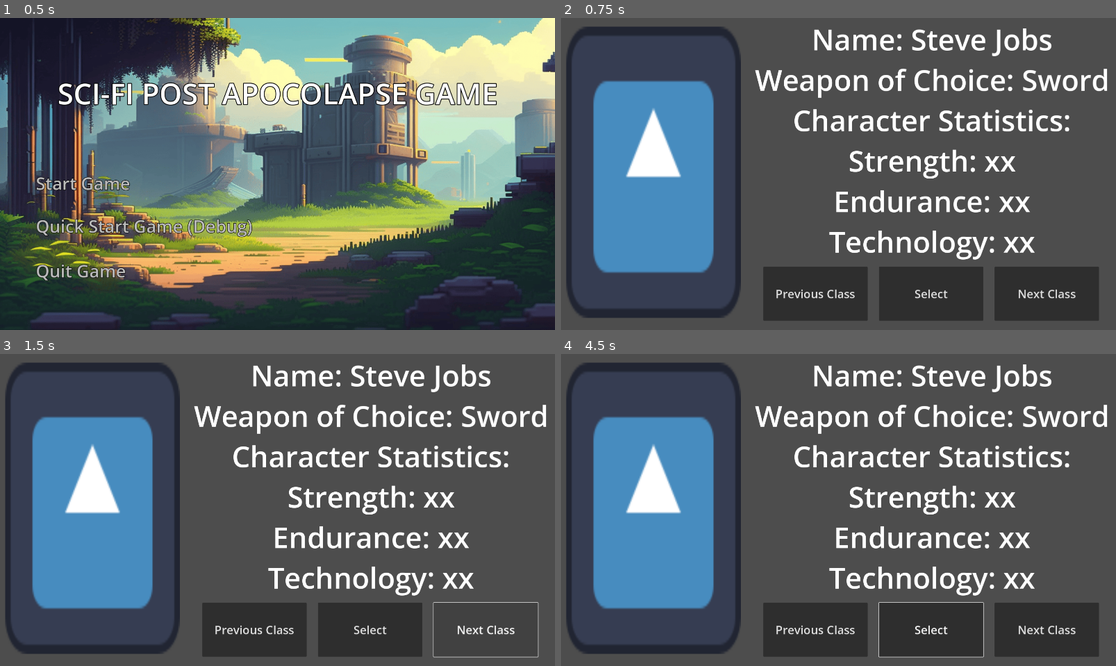
Above: before the commit, frames 1-4 (two rows, left to right).
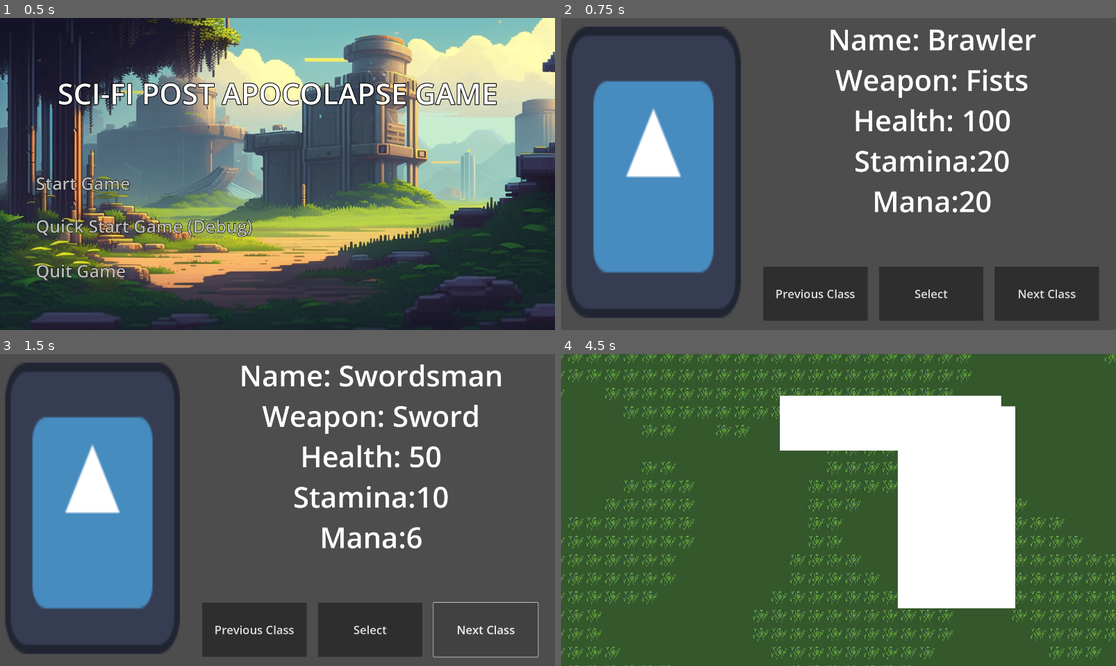
Above: after the commit, the same moments.

Repository: OwenFrakes/PBP.OJJ_RPG
Game: Godot game, scene res://Scenes/titleScreen.tscn
The game is run twice, just before and just after one commit, with the same random seed, the same clock (stepped at 60 frames per second) and the same inputs. The engine's default icon, where the game draws it, is replaced by a stand-in: a white triangle on a blue panel in a dark square.
Inputs (mouse positions are in pixels of both pictures, inside the frame that each line leads up to):
- Up to frame 1 (0.5 s): no input
- Up to frame 2 (0.75 s): click "Start Game" at 0.5 s
- Up to frame 3 (1.5 s): click "Next Class" at 1.25 s
- Up to frame 4 (4.5 s): click "Next Class" at 2 s; click "Previous Class" at 2.75 s; click "Select" at 3.5 s; tap Enter at 4.25 s; move the mouse to (960, 494) at 4.27 s; hold D (Right) from 4.28 s (still down)

Frame 1 is identical in both runs. In frame 2, 7.7% of the frame differs, in the area x 34-99%, y 3-78%; in frame 3, 7.8%; in frame 4, 97%, in the area x 0-100%, y 0-100%.
Error before the commit: Parse Error: Too many arguments for "setWeapon()" call. Expected at most 3 but received 4. (res://Scripts/player_class.gd:19)
Error after the commit: Invalid assignment of property or key 'player_item_list' with value of type 'NodePath' on a base object of type 'Node (player_stats.gd)'. (res://Scenes/invento…

Commit message:
Brought over the weapon

Diff:
--- a/pbp.ojj_rpg/Scripts/Weapon.gd
+++ b/pbp.ojj_rpg/Scripts/Weapon.gd
@@ -3,11 +3,13 @@
 var wName
 var damage
 var attackSpeed
+var type
 
-func setWeapon(tempName: String, tempDamage: float, tempSpeed: float):
+func setWeapon(tempName: String, tempDamage: float, tempSpeed: float, tempType: String):
 	wName = tempName
 	damage = tempDamage
 	attackSpeed = tempSpeed
+	type = tempType
 
 #get Variables
 func getName():
@@ -16,6 +18,8 @@
 	return damage
 func getAttackSpeed():
 	return attackSpeed
+func getType():
+	return type
 
 #set Variables
 func setName(tempName: String):
